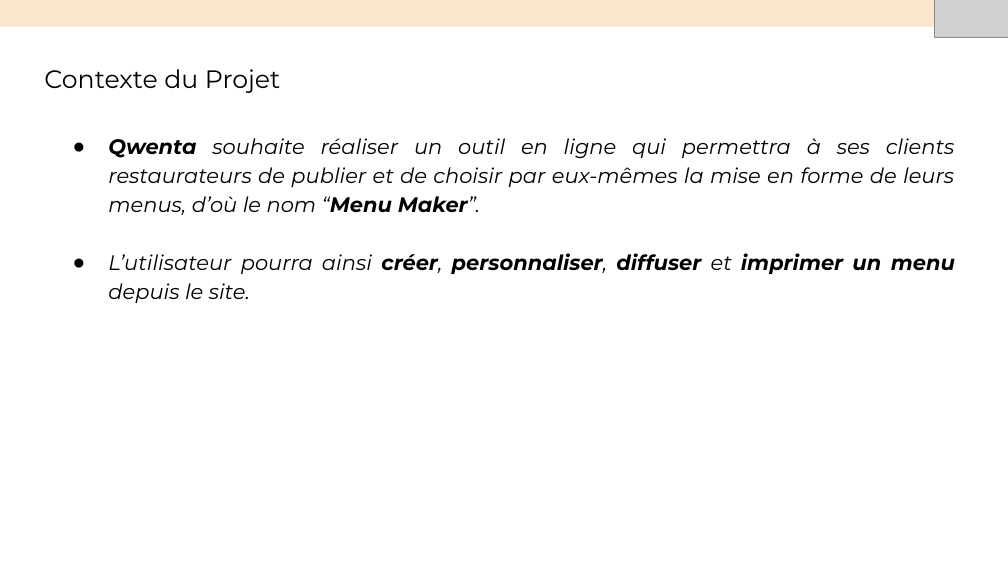
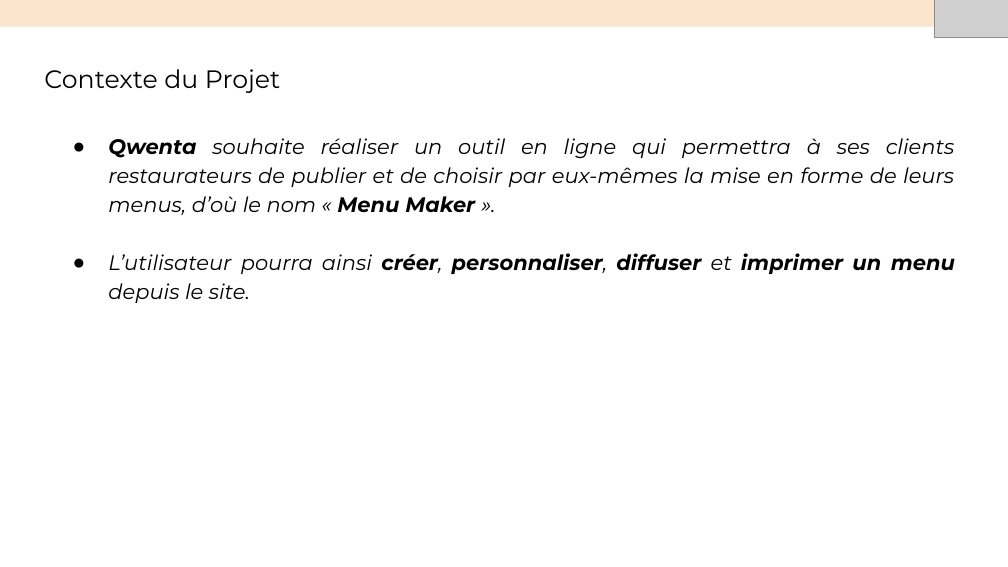
Before and after one commit to sunny-biard/MenuMaker, a slide deck: slide 3 of BIARD_Sunny_4_presentation_052024.pptx. Drawn at 1008x567 pixels with LibreOffice and Linux fonts; fonts in the diff are those of the drawing; grey boxes stand for pictures. Boxes give left, top, right and bottom in pixels: in the first picture for what was removed or moved away, otherwise in the second. Text is boxed around its words. In the diff, an @@ line names an element or a change of style, - is before the commit and + after.

```diff
--- a/BIARD_Sunny_4_presentation_052024.pptx
+++ b/BIARD_Sunny_4_presentation_052024.pptx
@@ text at [108, 138, 955, 215]: text changed @@
-● Qwenta souhaite réaliser un outil en ligne qui permettra à ses clients restaurateurs de publier et de choisir par eux-mêmes la mise en forme de leurs menus, d’où le nom “Menu Maker”.
+● Qwenta souhaite réaliser un outil en ligne qui permettra à ses clients restaurateurs de publier et de choisir par eux-mêmes la mise en forme de leurs menus, d’où le nom « Menu Maker ».
```
Also in this commit, not shown: 7 other slides changed, 3 slides added, 5 other files.
